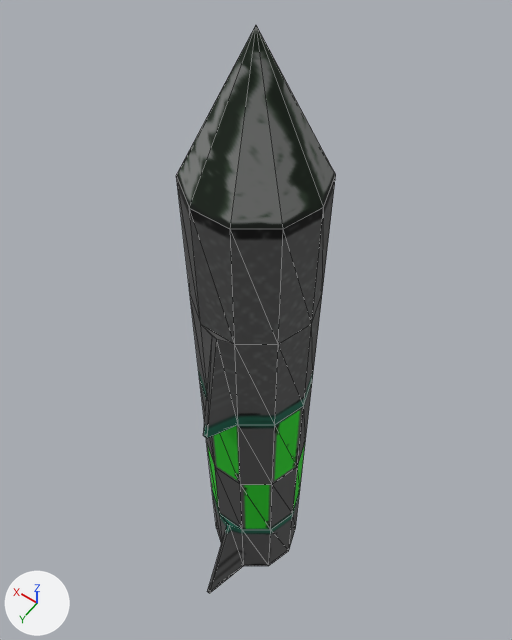
Before and after pictures for a commit that changed the OBJ model S.A.M/S.A.M/Resources/Models/Rocket.obj.
Before and after are seen from a 50 mm lens placed at (-4.02, 5.63, 11.63), pointed at (0.51, -0.71, 1.68). The lights are fixed; the arrows at lower left show +X, +Y and +Z. Mesh edges are drawn as thin lines. Where no turn or scale is listed for an object, it has been applied to the vertices.

In view in the first picture: 'Rocket'.
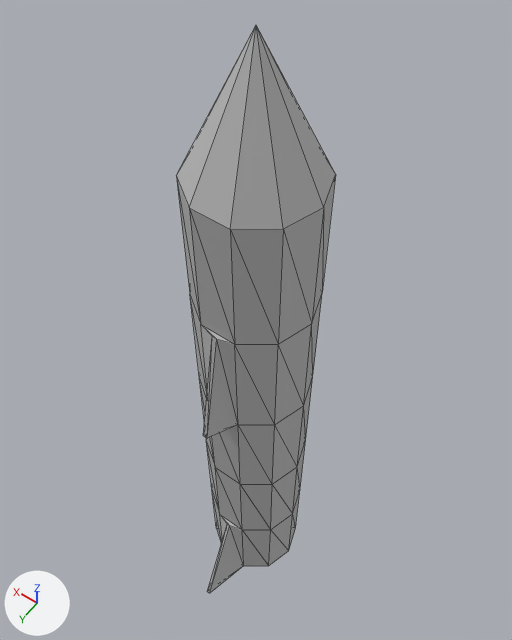
What differs and where, as boxes (x1, y1, x2, y2) in the pictures (512 x 640 px; the box of a moved part takes in the faces that stretch with it):
part 1 of me_rocket, moved or reshaped: (176, 27, 336, 344) in both
part 2 of me_rocket, recoloured: (176, 26, 323, 593) in both

Patch to the scene script:
```diff
--- a/S.A.M/S.A.M/Resources/Models/Rocket.obj.py
+++ b/S.A.M/S.A.M/Resources/Models/Rocket.obj.py
@@ mat_initialshadinggroup1 @@
+mat_initialshadinggroup1 = principled_material('initialShadingGroup1')
+mat_initialshadinggroup1.base_color = (0.5, 0.5, 0.5)  # grey #bcbcbc
+mat_initialshadinggroup1.roughness = 1.0
@@ me_rocket @@
 # used by ob_rocket; location = (0.0, 0.0, 0.0)
-me_rocket.from_pydata(...)  # 88 vertices, 152 faces; spans x -1.0..1.0, y -1.95..1.95, z -5.74..7.73
+me_rocket.from_pydata(...)  # 78 vertices, 152 faces; spans x -1.0..1.0, y -1.95..1.95, z -5.74..7.73
+# me_rocket part 1
+# 10 vertices are removed from x -1.0..1.0, y -0.95..0.95, z 5.73..5.74
+# 20 faces are deleted
+# 20 new faces join them
+# me_rocket part 2: 132 faces spanning x -1.0..1.0, y -1.95..1.95, z -5.74..7.73 switch from mat_initialshadinggroup (picture img_rocket2_png) to mat_initialshadinggroup1 (grey #bcbcbc)
```
